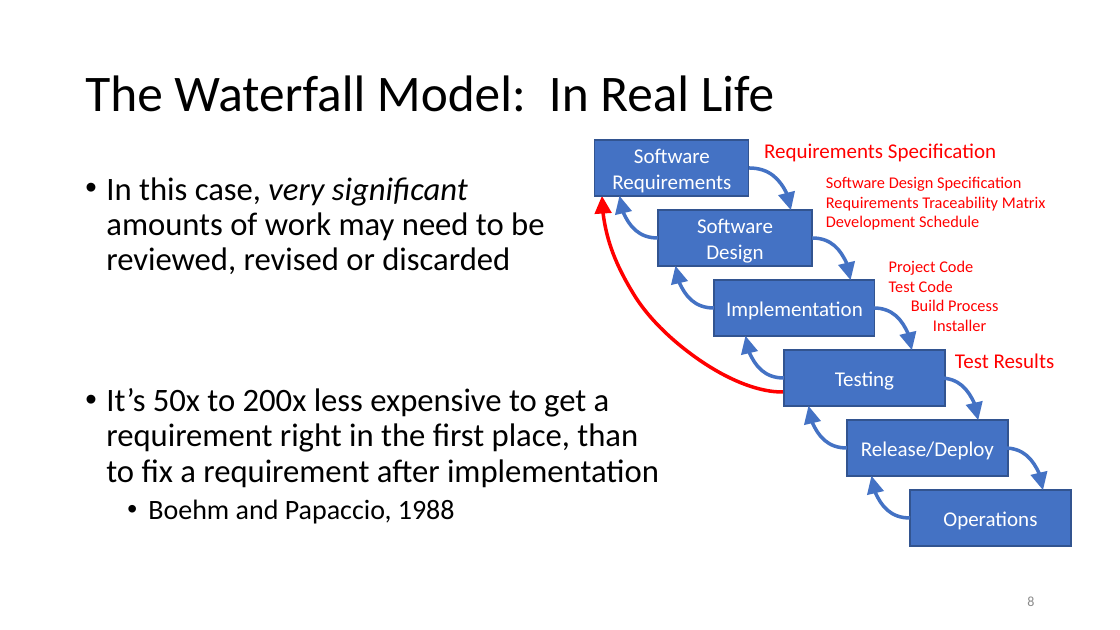
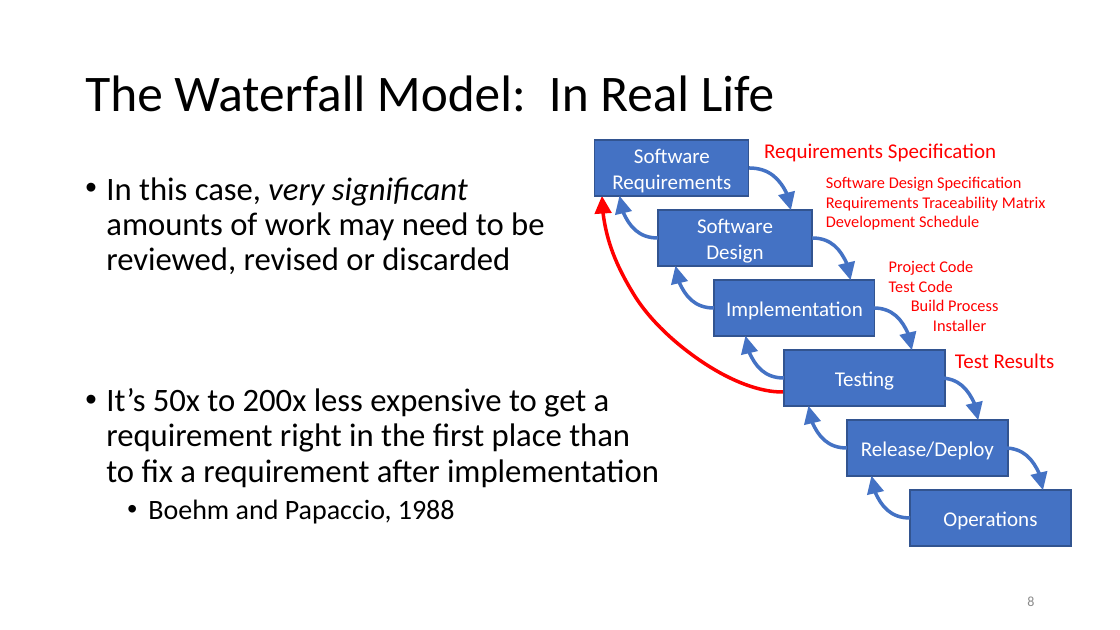
Before and after one commit to mrmundt/INTERSECT-Project-Management, a slide deck: slide 8 of presentations/ProjectManagement.pptx. Drawn at 1120x630 pixels with LibreOffice and Linux fonts; fonts in the diff are those of the drawing. Boxes give left, top, right and bottom in pixels: in the first picture for what was removed or moved away, otherwise in the second. Text is boxed around its words. In the diff, an @@ line names an element or a change of style, - is before the commit and + after.

```diff
--- a/presentations/ProjectManagement.pptx
+++ b/presentations/ProjectManagement.pptx
@@ text at bbox=[106, 388, 659, 488]: text changed @@
-• It’s 50x to 200x less expensive to get a
-  requirement right in the first place, than
-  to fix a requirement after implementation
+• It’s 50x to 200x less expensive to get a
+  requirement right in the first place than
+  to fix a requirement after implementation
```
Also in this commit, not shown: 7 other slides changed.
